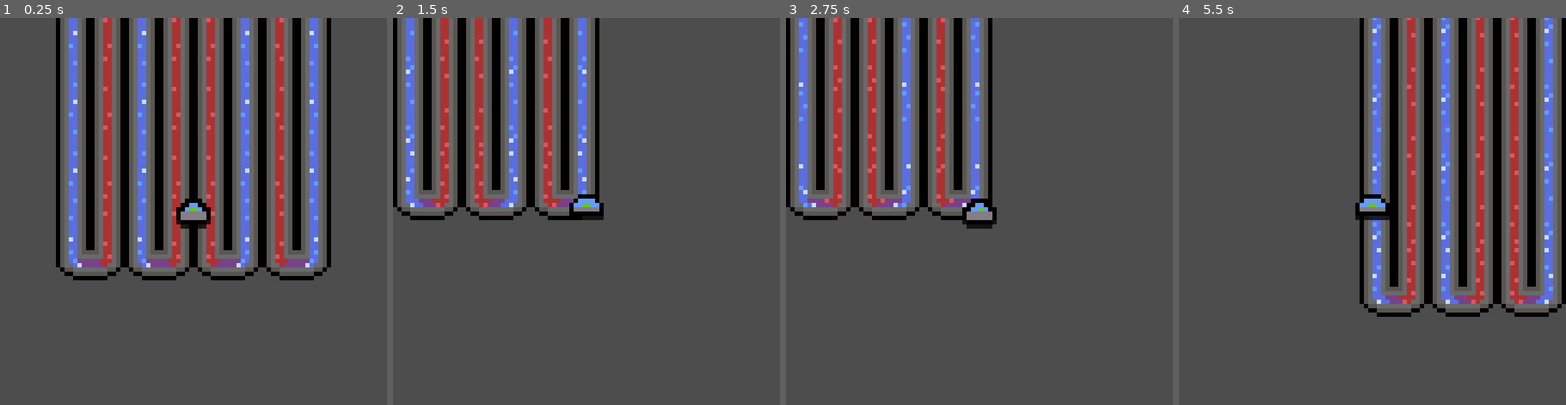
Above: before the commit, frames 1-4 (left to right).
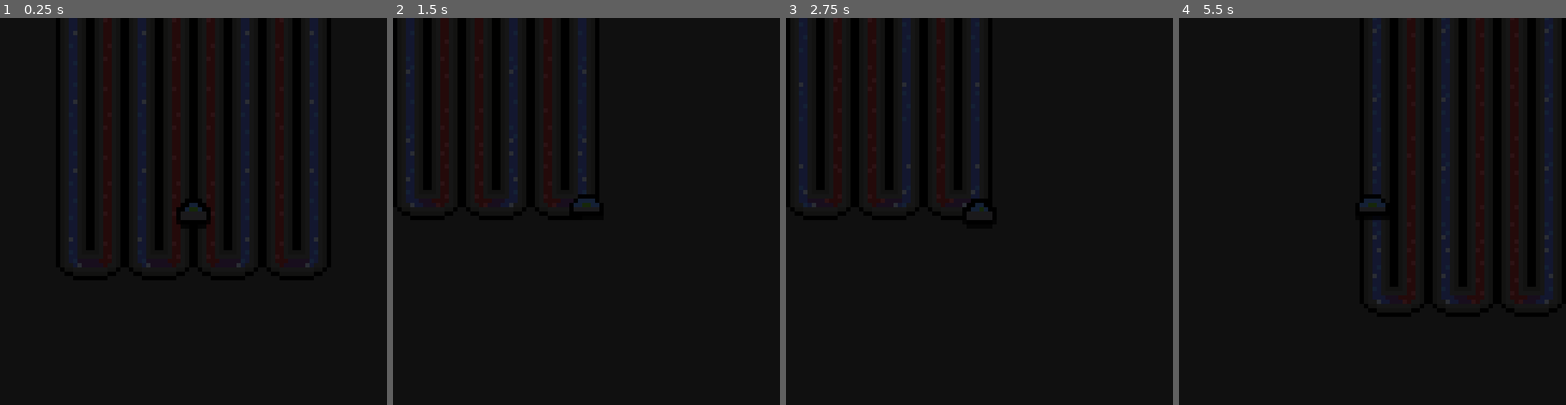
Above: after the commit, the same moments.

Repository: andersonhunter/LCH_game
Game: Godot game, scene res://LEVELS/LEVEL_2/silicon_swamp.tscn
The game is run twice, just before and just after one commit, with the same random seed, the same clock (stepped at 60 frames per second) and the same inputs. The project has no main scene, so this scene is started directly. Sound files missing from this copy of the repository are replaced by a short silence.
Inputs:
- Up to frame 1 (0.25 s): no input
- Up to frame 2 (1.5 s): tap Enter (enter) at 0.5, 1.35 s; hold D (move_right) 0.53-1.28 s; hold Enter (enter) 0.53-1.28 s; hold S (move_down) from 1.28 s (still down)
- Up to frame 3 (2.75 s): release S (move_down) at 2.03 s; hold D (move_right) from 2.03 s (still down); hold Enter (enter) from 2.03 s (still down)
- Up to frame 4 (5.5 s): release D (move_right) at 2.78 s; release Enter (enter) at 2.78 s; hold W (move_up) 2.78-3.53 s; tap Enter (enter) at 2.85, 4.35 s; hold Enter (enter) 3.53-4.28 s; hold A (move_left) 3.53-5.03 s; tap Space at 5 s; hold S (move_down) from 5.03 s (still down); hold Enter (enter) from 5.03 s (still down)

The runs differ from the first frame. In frame 1, 88% of the frame differs, in the area x 0-100%, y 0-100%; in frame 2, 93%; in frame 3, 93%; in frame 4, 90%.

Commit message:
fixed bgm (user feedback)

Diff:
--- a/LEVELS/LEVEL_2/silicon_swamp.gd
+++ b/LEVELS/LEVEL_2/silicon_swamp.gd
@@ -29,6 +29,10 @@
 	]
 ]
 
+func _ready() -> void:
+	$bgm.volume_db = Global.music_volume
+	$bgm.play()
+
 func startBattle():
 	removeEnemy = $overworld/Player.get_last_slide_collision().get_collider()
 	removeEnemy.get_node("CollisionShape2D").disabled = true
@@ -59,6 +63,7 @@
 		bossBattle = true
 		player.speed = 0
 		player.position += Vector2(0., 16.)
+		$bgm.stop()
 		$overworld/bossTransition.volume_db = Global.music_volume
 		dialog.show()
 		startDialog.emit(sceneDialog[1])
@@ -67,6 +72,7 @@
 		await $overworld/bossTransition.finished
 		dialog.hide()
 		$overworld.propagate_call("hide")
+		$darkOverworld.hide()
 		self.add_child(bossBattleScene)
 		bossBattleScene.battleDone.connect(_on_battleDone)
 
--- a/LEVELS/LEVEL_2/silicon_swamp.tscn
+++ b/LEVELS/LEVEL_2/silicon_swamp.tscn
@@ -11,6 +11,8 @@
 [ext_resource type="Texture2D" uid="uid://c21627j2np8y" path="res://ASSETS/SPRITES/ENEMIES/boss_overworld_2.png" id="8_2g43f"]
 [ext_resource type="Texture2D" uid="uid://fas4vv88ghyg" path="res://ASSETS/SPRITES/ENEMIES/boss_overworld_3.png" id="9_xuryh"]
 [ext_resource type="AudioStream" uid="uid://ru8n0gsviy1n" path="res://ASSETS/MUSIC/Battle Transition.mp3" id="11_ftlab"]
+[ext_resource type="PackedScene" uid="uid://dtxmaund27bnf" path="res://LEVELS/LEVEL_1/dark_overworld.tscn" id="12_2ga2h"]
+[ext_resource type="AudioStream" uid="uid://dn0tqsb6qvups" path="res://ASSETS/MUSIC/House Theme.mp3" id="13_lmtbj"]
 
 [sub_resource type="SpriteFrames" id="SpriteFrames_u7pja"]
 animations = [{
@@ -113,6 +115,12 @@
 [node name="bossTransition" type="AudioStreamPlayer" parent="overworld"]
 stream = ExtResource("11_ftlab")
 
+[node name="darkOverworld" parent="." instance=ExtResource("12_2ga2h")]
+
+[node name="bgm" type="AudioStreamPlayer" parent="."]
+stream = ExtResource("13_lmtbj")
+parameters/looping = true
+
 [connection signal="startDialog" from="." to="overworld/Player/Dialogue" method="_on_silicon_swamp_start_dialog"]
 
 [editable path="overworld/Player"]
Not shown: 1 places in LEVELS/LEVEL_2/silicon_swamp.tscn that only renumber resources
